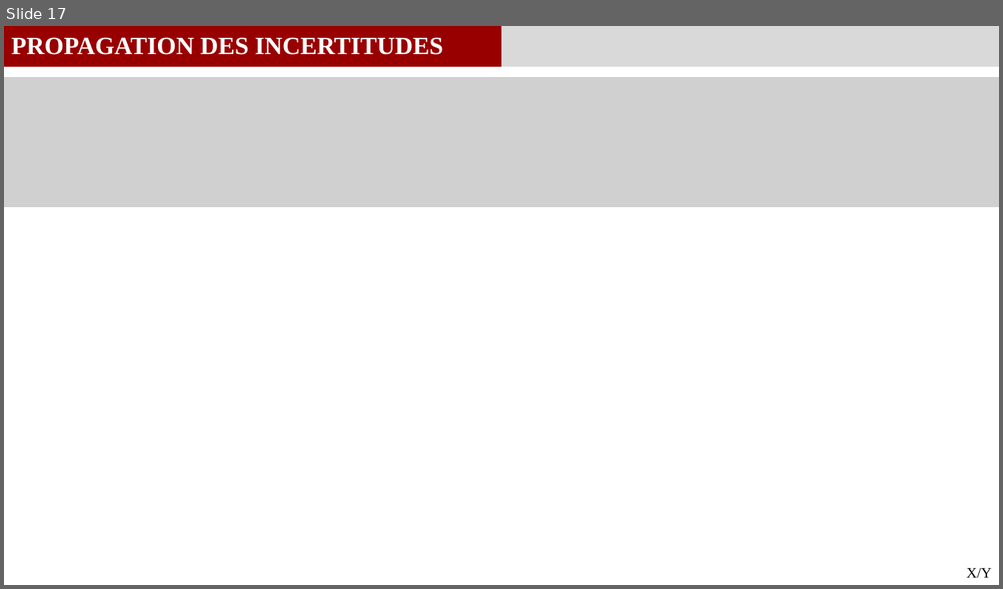
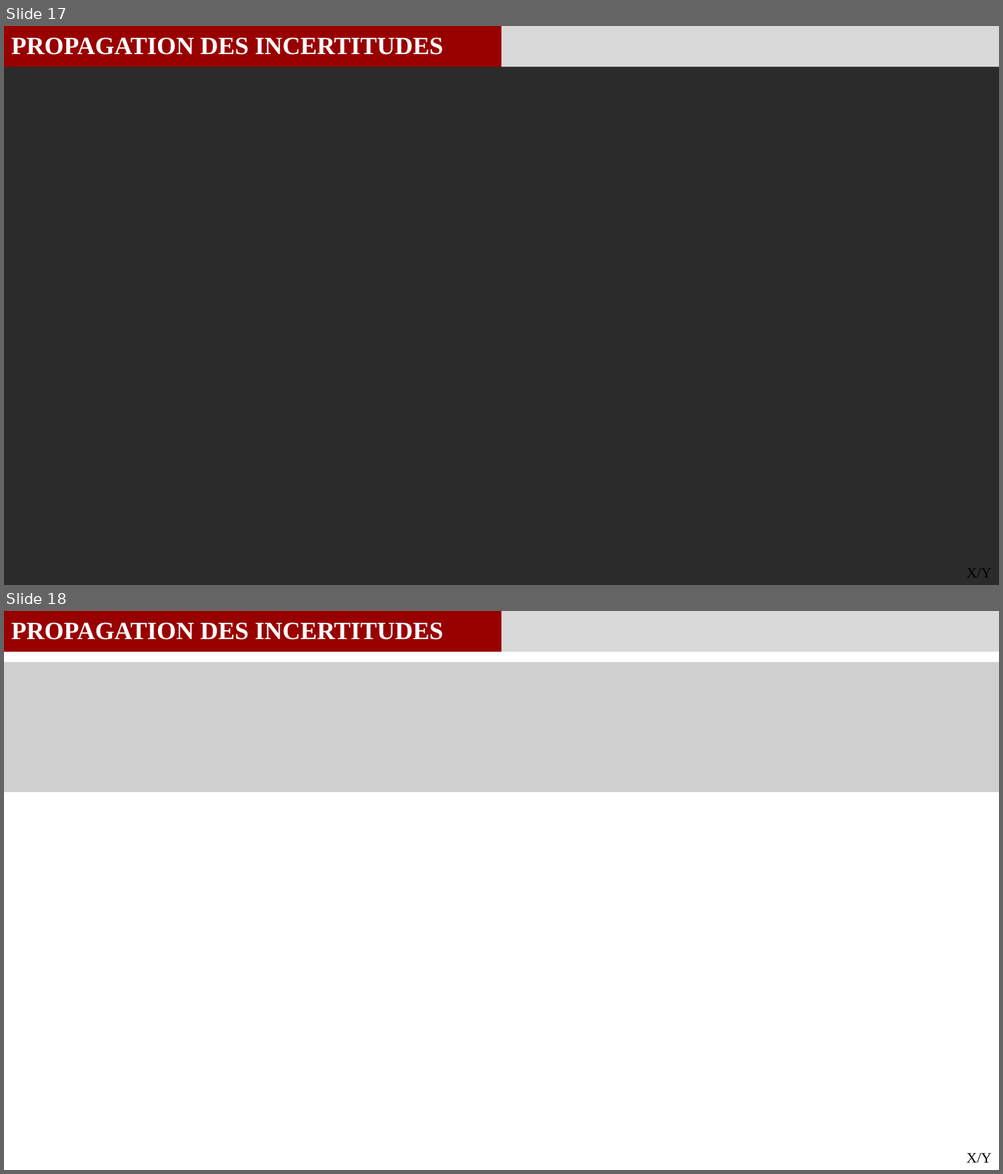
Before and after one commit to GauthierBRUNEL/MEC8211_projet, a slide deck: 03_Rapport/Rapport_Projet.pptx. Shown one above the other, each under a label of ours: slide 17 before the commit, slides 17 and 18 after it. The pictures are 1003x589 and 1003x1174 pixels, drawn with LibreOffice and Linux fonts; fonts in the diff are those of the drawing; grey boxes stand for pictures; background and template pictures are left out; a plain dark background stands for a picture behind light text. Boxes give left, top, right and bottom in pixels: in the first picture for what was removed or moved away, otherwise in the second. Text is boxed around its words. In the diff, an @@ line names an element or a change of style, - is before the commit and + after.

Commit message:
update_rapport

```diff
--- a/03_Rapport/Rapport_Projet.pptx
+++ b/03_Rapport/Rapport_Projet.pptx
@@ slide 17 added at <box>4,26,999,585</box>, background picture (left out) @@
@@ rectangle added at <box>4,26,502,67</box>, fill #980000 @@
@@ text added at <box>11,37,444,55</box>, 24 pt, text #FFFFFF, bold @@
+PROPAGATION DES INCERTITUDES
@@ rectangle added at <box>502,26,999,67</box>, fill #D9D9D9 @@
@@ text added at <box>966,569,991,578</box>, 14 pt, text #000000 @@
+X/Y
@@ what was slide 17 is now slide 18 @@
```
